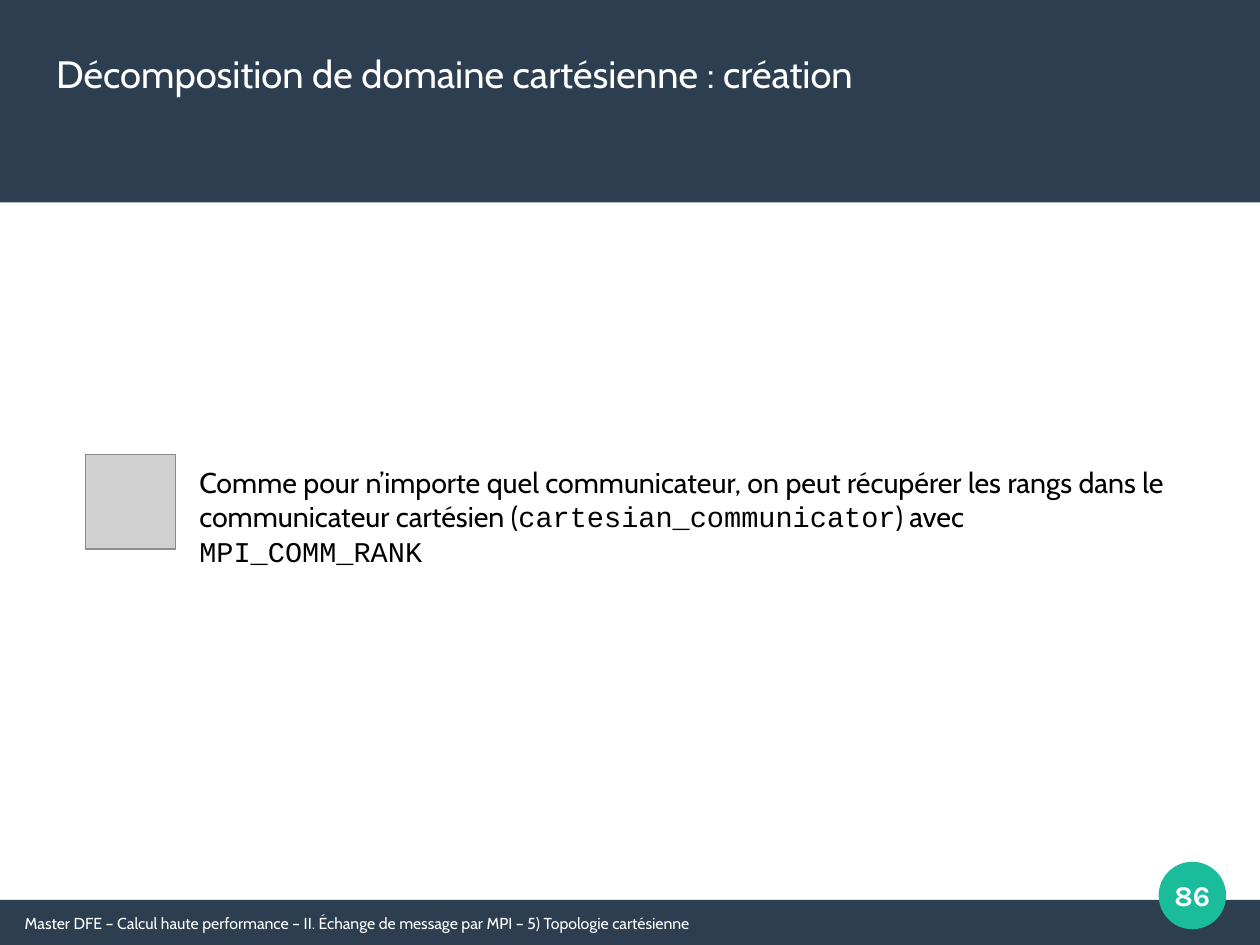
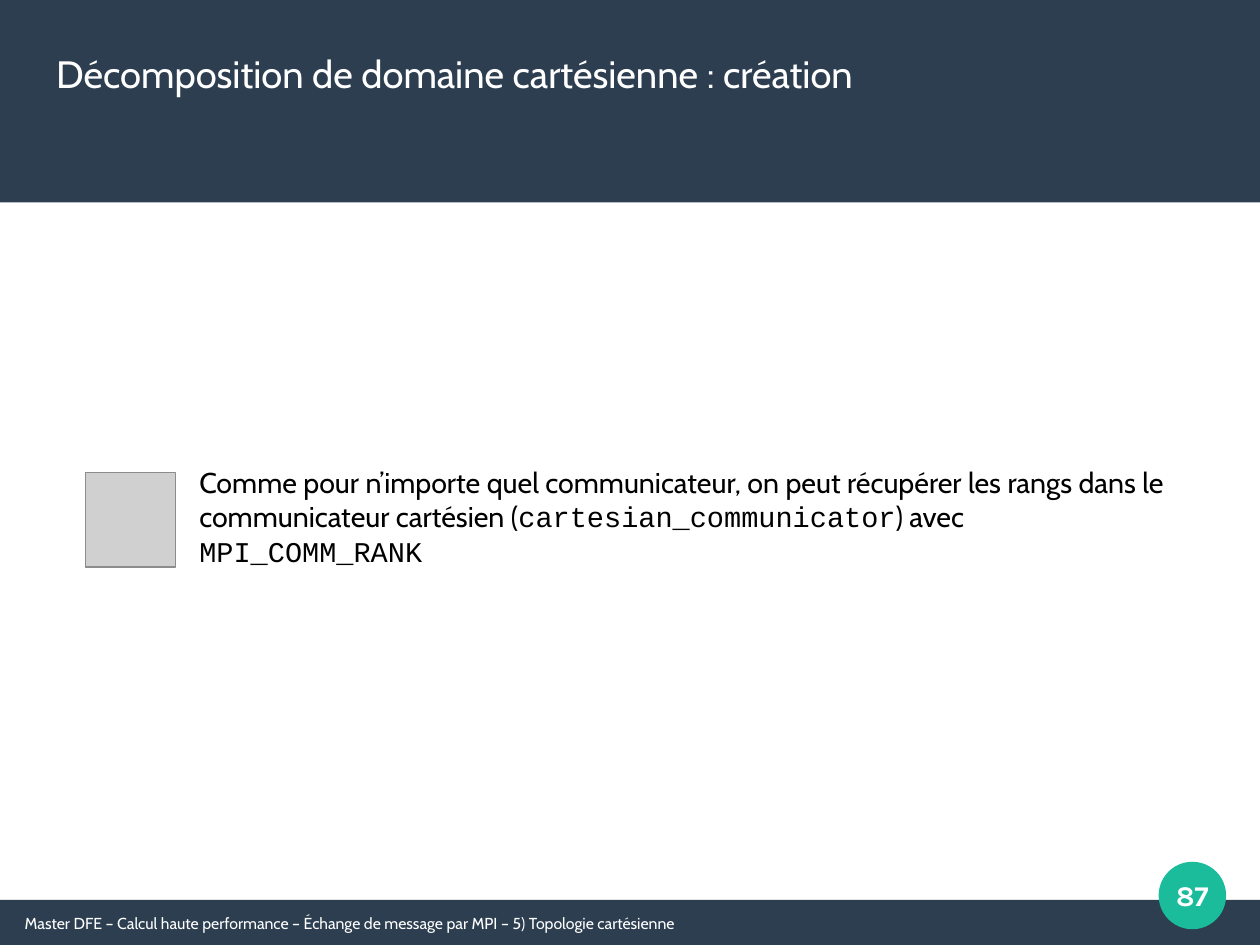
Before and after one commit to Maison-de-la-Simulation/HPC-DFE-Paris-Saclay, a slide deck: slide 87 of support/MPI.odp (slide 86 before the commit). Drawn at 1260x945 pixels with LibreOffice and Linux fonts; fonts in the diff are those of the drawing; grey boxes stand for pictures. Boxes give left, top, right and bottom in pixels: in the first picture for what was removed or moved away, otherwise in the second. Text is boxed around its words. In the diff, an @@ line names an element or a change of style, - is before the commit and + after.

```diff
--- a/support/MPI.odp
+++ b/support/MPI.odp
@@ picture moved from (x1=86, y1=455, x2=176, y2=550) to (x1=86, y1=472, x2=176, y2=567) @@
@@ page number at (x1=1176, y1=887, x2=1209, y2=907): text changed @@
-86
+87
@@ text at (x1=25, y1=915, x2=674, y2=933): text changed @@
-Master DFE – Calcul haute performance – II. Échange de message par MPI – 5) Topologie cartésienne
+Master DFE – Calcul haute performance – Échange de message par MPI – 5) Topologie cartésienne
```
Also in this commit, not shown: 8 other slides changed, 6 slides added, 1 slide removed, 4 other files.
